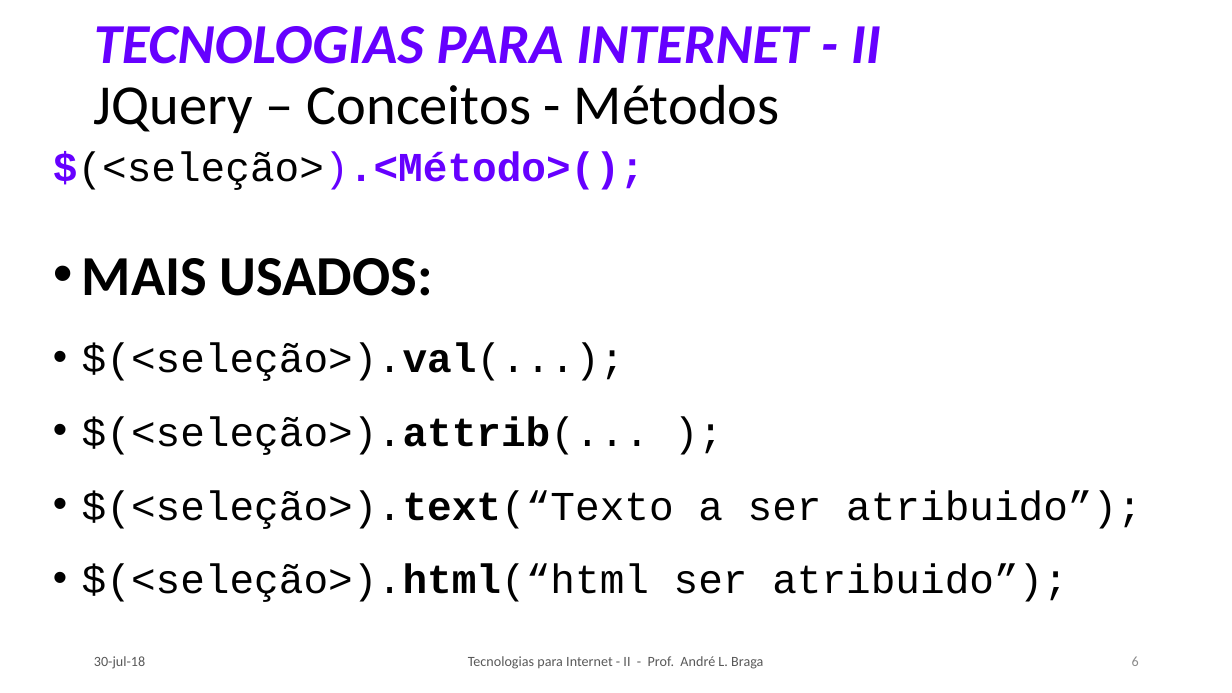
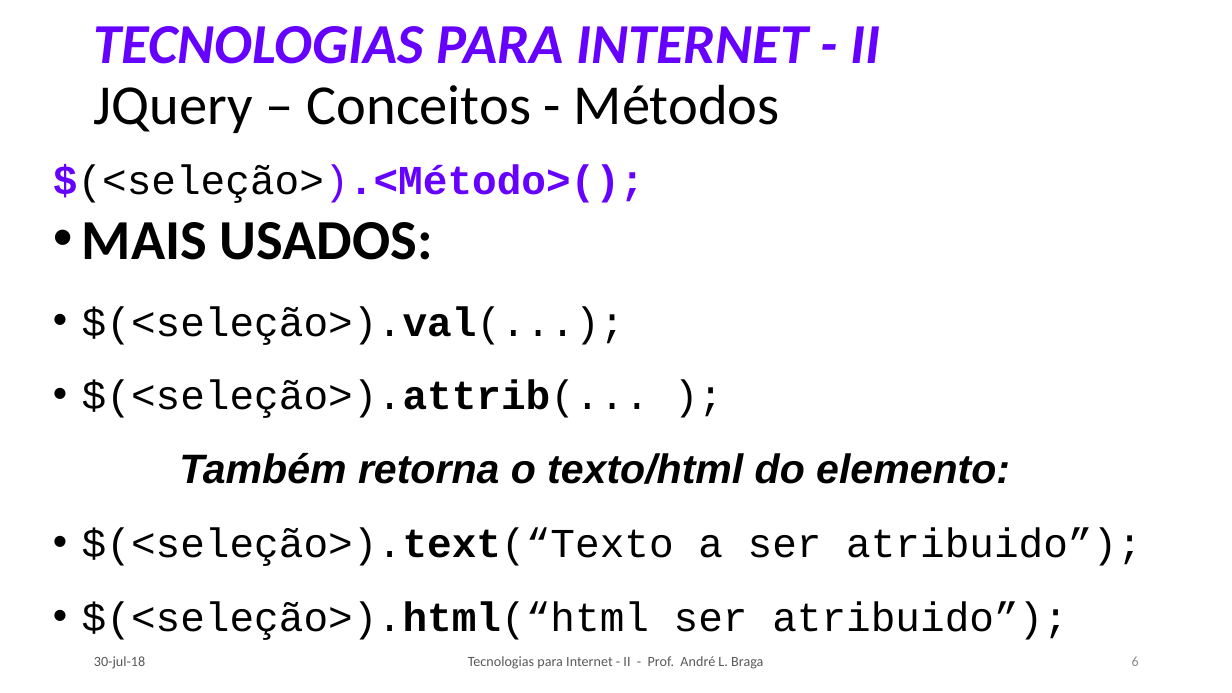
Before and after one commit to LeoCaronezi/CURSOS, a slide deck: slide 6 of TECNOLOGIAS PARA INTERNET II/SLIDES/TI-2_Aula_03.pptx. Drawn at 1232x693 pixels with LibreOffice and Linux fonts; fonts in the diff are those of the drawing. Boxes give left, top, right and bottom in pixels: in the first picture for what was removed or moved away, otherwise in the second. Text is boxed around its words. In the diff, an @@ line names an element or a change of style, - is before the commit and + after.

```diff
--- a/TECNOLOGIAS PARA INTERNET II/SLIDES/TI-2_Aula_03.pptx
+++ b/TECNOLOGIAS PARA INTERNET II/SLIDES/TI-2_Aula_03.pptx
@@ text "$(<seleção>).<Método>();": place and size @@
-text "$(<seleção>).<Método>();" at box(53, 151, 1142, 602)
+text "$(<seleção>).<Método>();" at box(53, 164, 1142, 640)
@@ text at box(179, 453, 1010, 484): paragraph added @@
+Também retorna o texto/html do elemento:
```
Also in this commit, not shown: 1 other slide changed, 6 slides added, 2 other files.
